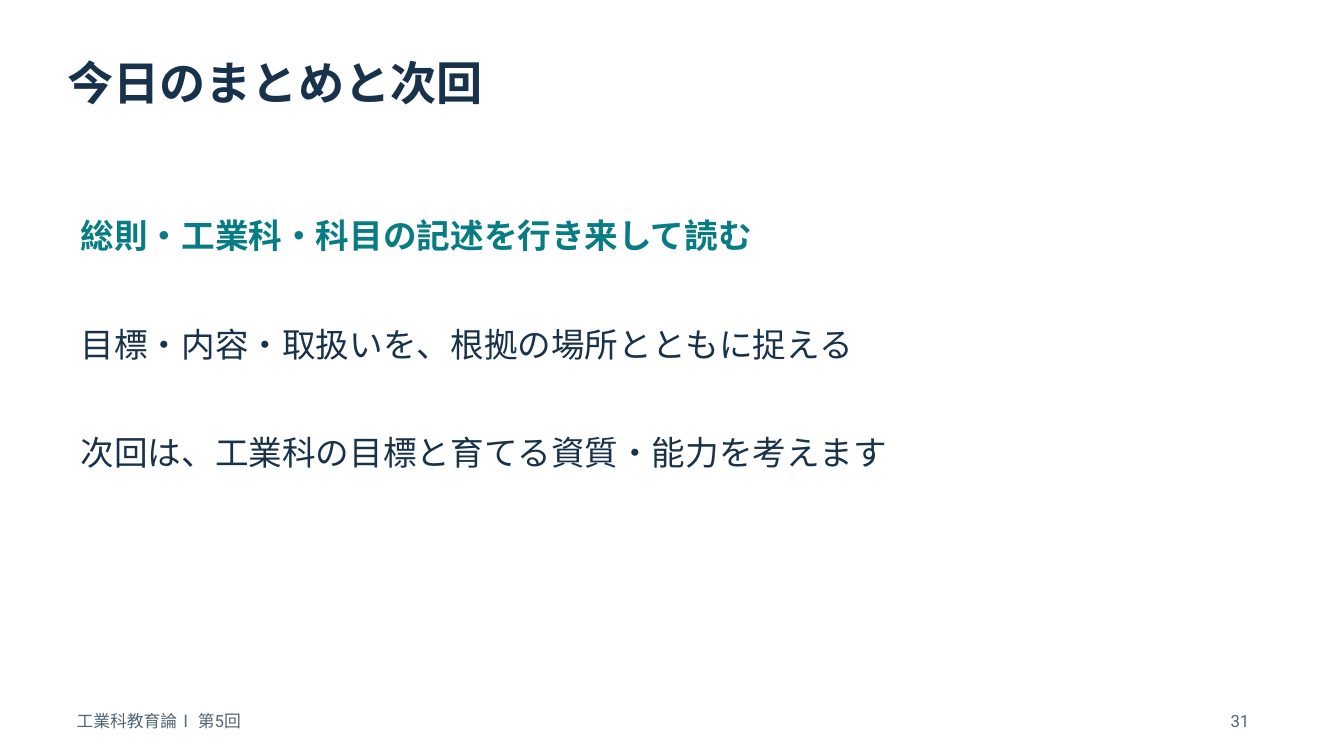
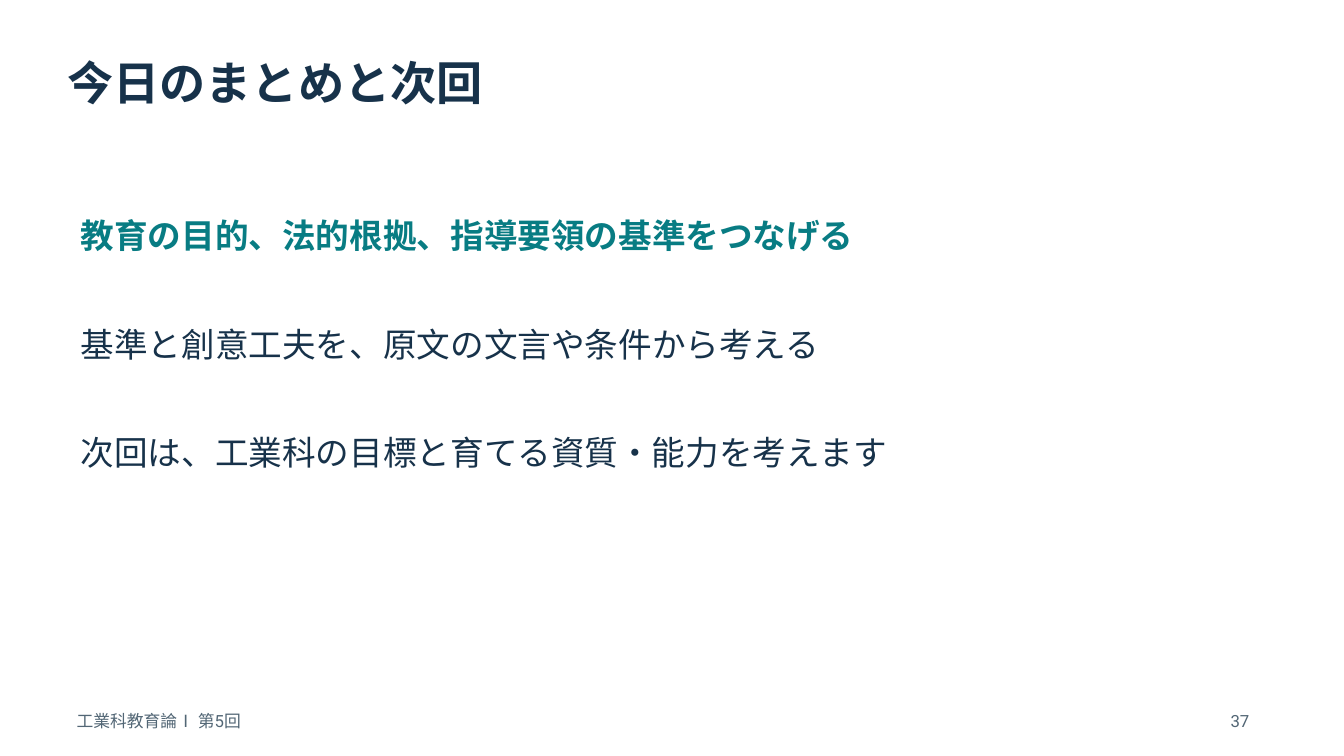
Before and after one commit to zooc-14calbp/industrial-education-i, a slide deck: slide 37 of lessons/05/slides.pptx (slide 31 before the commit). Drawn at 1344x756 pixels with LibreOffice and Linux fonts; fonts in the diff are those of the drawing. Boxes give left, top, right and bottom in pixels: in the first picture for what was removed or moved away, otherwise in the second. Text is boxed around its words. In the diff, an @@ line names an element or a change of style, - is before the commit and + after.

```diff
--- a/lessons/05/slides.pptx
+++ b/lessons/05/slides.pptx
@@ text at (81, 219, 854, 251): text changed @@
-総則・工業科・科目の記述を行き来して読む
+教育の目的、法的根拠、指導要領の基準をつなげる
@@ text at (81, 328, 819, 360): text changed @@
-目標・内容・取扱いを、根拠の場所とともに捉える
+基準と創意工夫を、原文の文言や条件から考える
@@ text at (1231, 715, 1250, 727): text changed @@
-31
+37
```
Also in this commit, not shown: 30 other slides changed, 6 slides added, 6 other files.
